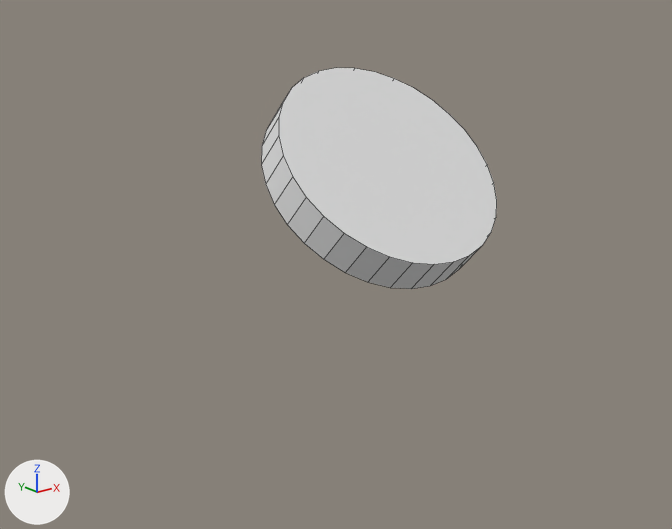
One commit to the Blender file blender_files/preview_object.blend: the scene before it, then after it.
Rendered twice from a 50 mm lens placed at (-135.0, -171.0, 104.0), pointed at (54.0, 66.0, 9.0). Arrows for +X, +Y and +Z are at lower left; the lights stay in place. Mesh edges are drawn as thin lines.

In view in the first picture: 'SOC_Circle.fillets'.
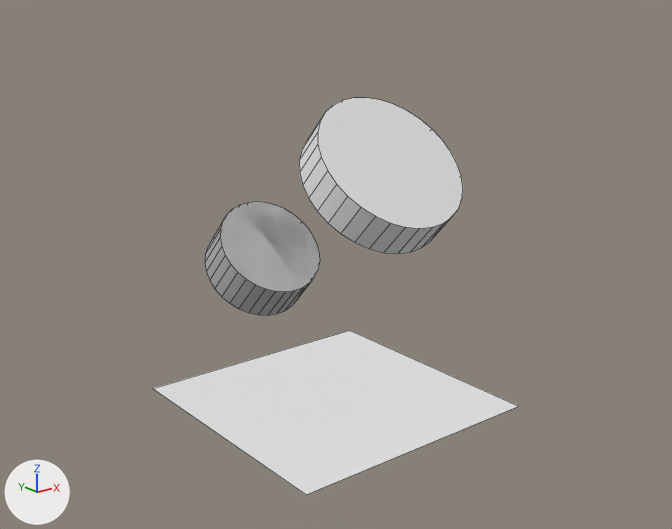
What changed in the scene script:
```text
Change me_mesh_005:
    where me_mesh_005.from_pydata(...)  # 32 vertices, 1 face; spans x -50.0..50.0, y -50.0..50.0, z 0.0
    used by ob_soc_circle_fillets; location = (116.1, 107.0, 31.1); rotation_euler = (0.754, 0.0, 0.0), in degrees (43, 0, 0)
    me_mesh_005 part 1: the whole mesh is scaled about its middle by (0.667, 0.667, 1)
Add me_mesh:
    me_mesh.from_pydata([(-33.4, -33.4, 0.0), (-33.4, 33.4, 0.0), (33.4, 33.4, 0.0), (33.4, -33.4, 0.0)], [], [(0, 1, 2, 3)])
Add me_mesh_033:
    me_mesh_033.from_pydata(...)  # 32 vertices, 1 face; spans x -21.0..21.0, y -21.0..21.0, z 0.0
Add ob_bounding_frame:
    ob_bounding_frame = bpy.data.objects.new('Bounding Frame', me_mesh)
    ob_bounding_frame.location = (0.0, 0.0, 0.0)
Add ob_soc_circle_002_fillets:
    ob_soc_circle_002_fillets = bpy.data.objects.new('SOC_Circle.002.fillets', me_mesh_033)
    ob_soc_circle_002_fillets.location = (63.3, 117.9, 2.2)
    ob_soc_circle_002_fillets.rotation_euler = (0.754, 0.0, 0.0)  # degrees (43, 0, 0)
    _m = ob_soc_circle_002_fillets.modifiers.new('SOC_Solidify', 'SOLIDIFY')
    _m.thickness = 18.0
    _m.nonmanifold_merge_threshold = 0.0003
    _m = ob_soc_circle_002_fillets.modifiers.new('SOC_Solidify.001', 'SOLIDIFY')
    _m.nonmanifold_merge_threshold = 0.0003
    _m = ob_soc_circle_002_fillets.modifiers.new('SOC_Solidify.002', 'SOLIDIFY')
    _m.nonmanifold_merge_threshold = 0.0003
    _m = ob_soc_circle_002_fillets.modifiers.new('SOC_Solidify.003', 'SOLIDIFY')
    _m.nonmanifold_merge_threshold = 0.0003
    _m = ob_soc_circle_002_fillets.modifiers.new('SOC_Solidify.004', 'SOLIDIFY')
    _m.nonmanifold_merge_threshold = 0.0003
    _m = ob_soc_circle_002_fillets.modifiers.new('SOC_Solidify.005', 'SOLIDIFY')
    _m.nonmanifold_merge_threshold = 0.0003
```

Location of each change, [x1, y1, x2, y2] in pixels of the pictures (672 x 529 px):
'SOC_Circle.fillets', mesh rescaled (30% narrower, 29% shorter)
    before: [261, 68, 497, 289]
    after: [299, 98, 463, 254]
'Bounding Frame', added
    after: [153, 330, 518, 495]
'SOC_Circle.002.fillets', added
    after: [205, 202, 320, 315]
